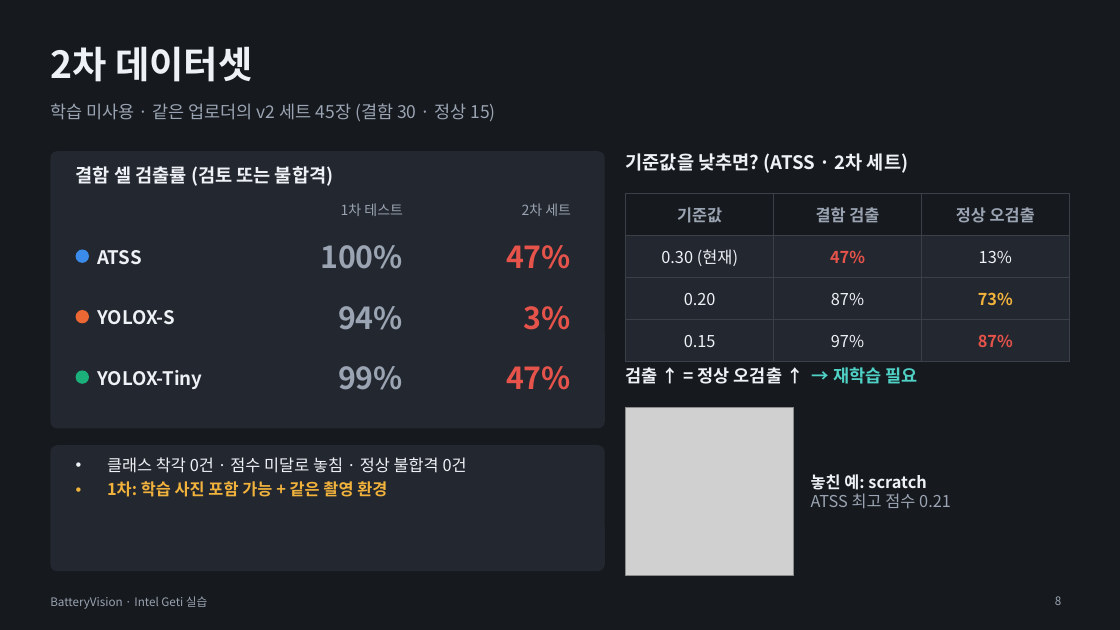
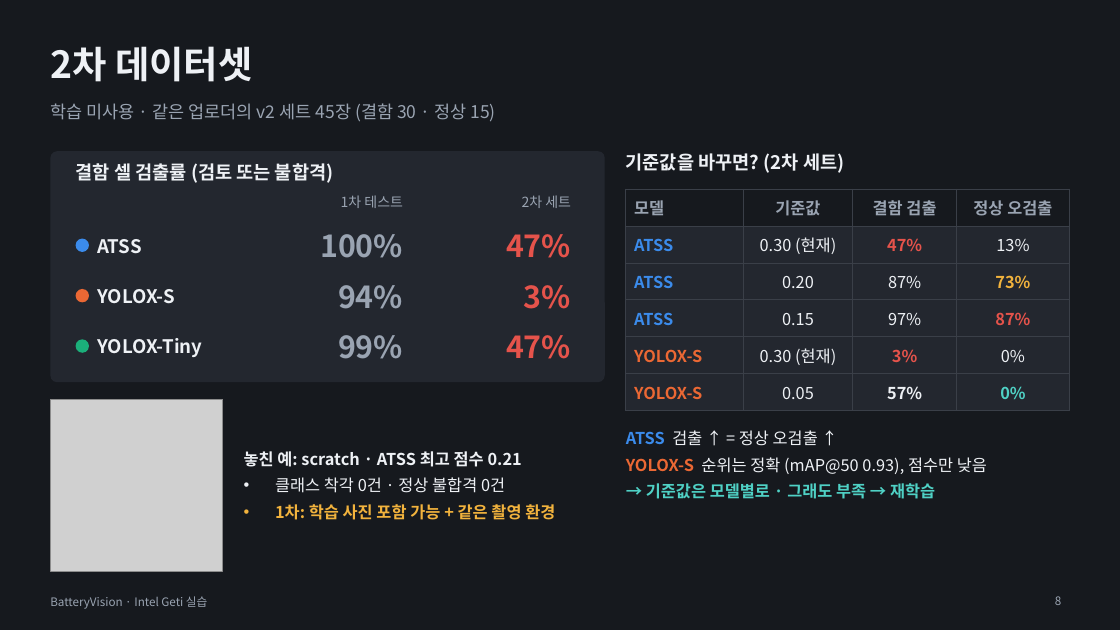
Before and after one commit to se4nchoi/batteryvision, a slide deck: slide 8 of docs/submission/BatteryVision_발표.pptx. Drawn at 1120x630 pixels with LibreOffice and Linux fonts; fonts in the diff are those of the drawing; grey boxes stand for pictures. Boxes give left, top, right and bottom in pixels: in the first picture for what was removed or moved away, otherwise in the second. Text is boxed around its words. In the diff, an @@ line names an element or a change of style, - is before the commit and + after.

```diff
--- a/docs/submission/BatteryVision_발표.pptx
+++ b/docs/submission/BatteryVision_발표.pptx
@@ rounded rectangle: place and size @@
-rounded rectangle at [50,151,605,429]
+rounded rectangle at [50,151,605,382]
@@ rounded rectangle at [50,151,605,382]: proportions changed @@
@@ text at [626,153,844,173]: text changed @@
-기준값을 낮추면? (ATSS · 2차 세트)
+기준값을 바꾸면? (2차 세트)
@@ table at [626,189,1070,403] @@
-기준값 | 결함 검출 | 정상 오검출
-0.30 (현재) | 47% | 13%
-0.20 | 87% | 73%
-0.15 | 97% | 87%
+모델 | 기준값 | 결함 검출 | 정상 오검출
+ATSS | 0.30 (현재) | 47% | 13%
+ATSS | 0.20 | 87% | 73%
+ATSS | 0.15 | 97% | 87%
+YOLOX-S | 0.30 (현재) | 3% | 0%
+YOLOX-S | 0.05 | 57% | 0%
@@ table: place and size @@
-table at [626,193,1070,352]
+table at [626,189,1070,403]
@@ 5 texts, 1 ellipse: place and size @@
-5 texts, 1 ellipse at [76,203,571,269]
+5 texts, 1 ellipse at [76,195,571,258]
@@ 3 texts, 1 ellipse: place and size @@
-3 texts, 1 ellipse at [76,306,571,330]
+3 texts, 1 ellipse at [76,285,571,309]
@@ 3 texts, 1 ellipse: place and size @@
-3 texts, 1 ellipse at [76,366,571,390]
+3 texts, 1 ellipse at [76,335,571,359]
@@ picture: place and size @@
-picture at [626,408,794,576]
+picture at [50,399,223,571]
@@ text "놓친 예: scratch · ATSS ...": place and size @@
-text "놓친 예: scratch · ATSS ..." at [107,457,467,497]
+text "놓친 예: scratch · ATSS ..." at [244,451,555,520]
@@ text "놓친 예: scratch · ATSS ..." at [244,451,555,520]: vertical alignment top to middle @@
@@ rounded rectangle removed at [50,445,605,571] @@
@@ text at [626,430,987,499]: text changed; size 15 to 14 pt; bold off @@
-검출 ↑ = 정상 오검출 ↑ → 재학습 필요
+ATSS 검출 ↑ = 정상 오검출 ↑
+YOLOX-S 순위는 정확 (mAP@50 0.93), 점수만 낮음
+→ 기준값은 모델별로 · 그래도 부족 → 재학습
@@ text at [244,451,522,493]: text changed; bold on @@
-• 클래스 착각 0건 · 점수 미달로 놓침 · 정상 불합격 0건
+놓친 예: scratch · ATSS 최고 점수 0.21
+• 클래스 착각 0건 · 정상 불합격 0건
@@ text removed at [811,474,951,509] @@
-놓친 예: scratch
-ATSS 최고 점수 0.21
@@ text at [275,504,555,520]: more space between paragraphs @@
```
Also in this commit, not shown: 1 other slide changed, 3 other files.
